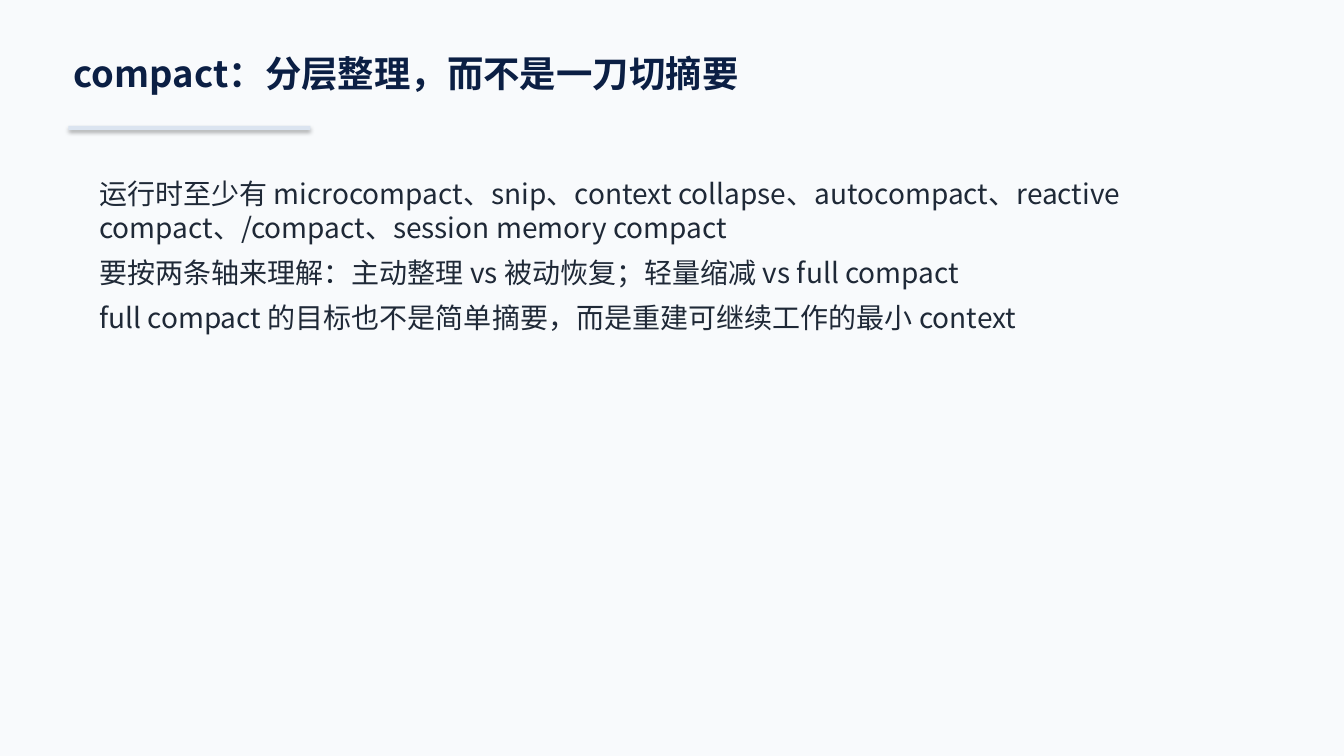
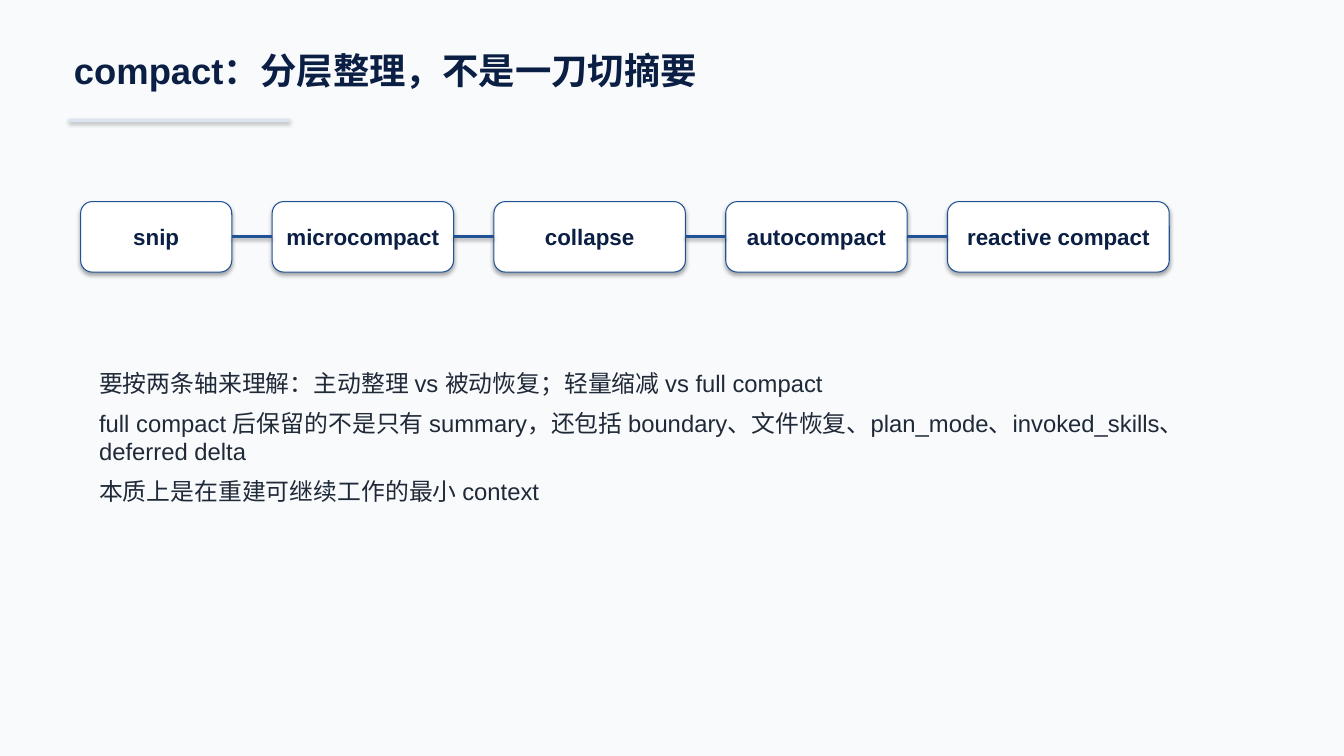
Before and after one commit to boboliu-1010/ccode, a slide deck: slide 10 of docs/zh/00-代码总览与运行时走读-WPS兼容版.pptx (slide 17 before the commit). Drawn at 1344x756 pixels with LibreOffice and Linux fonts; fonts in the diff are those of the drawing. Boxes give left, top, right and bottom in pixels: in the first picture for what was removed or moved away, otherwise in the second. Text is boxed around its words. In the diff, an @@ line names an element or a change of style, - is before the commit and + after.

```diff
--- a/docs/zh/00-代码总览与运行时走读-WPS兼容版.pptx
+++ b/docs/zh/00-代码总览与运行时走读-WPS兼容版.pptx
@@ text at [74,55,697,91]: text changed; font Noto Sans CJK SC to Arial @@
-compact：分层整理，而不是一刀切摘要
+compact：分层整理，不是一刀切摘要
@@ rectangle: place and size @@
-rectangle at [69,126,311,130]
+rectangle at [69,119,290,122]
@@ rounded rectangle added at [81,202,232,272], fill #FFFFFF, outline #205295 0.75 pt, 16 pt, text #0B1F44, bold @@
+snip
@@ text at [99,180,1120,245]: paragraph removed @@
-运行时至少有 microcompact、snip、context collapse、autocompact、reactive compact、/compact、session memory compact
@@ rounded rectangle added at [272,202,454,272], fill #FFFFFF, outline #205295 0.75 pt, 16 pt, text #0B1F44, bold @@
+microcompact
@@ rounded rectangle added at [494,202,686,272], fill #FFFFFF, outline #205295 0.75 pt, 16 pt, text #0B1F44, bold @@
+collapse
@@ rounded rectangle added at [726,202,907,272], fill #FFFFFF, outline #205295 0.75 pt, 16 pt, text #0B1F44, bold @@
+autocompact
@@ rounded rectangle added at [948,202,1170,272], fill #FFFFFF, outline #205295 0.75 pt, 16 pt, text #0B1F44, bold @@
+reactive compact
@@ line added from (232, 237) to (272, 237), #205295 2 pt @@
@@ line added from (454, 237) to (494, 237), #205295 2 pt @@
@@ line added from (686, 237) to (726, 237), #205295 2 pt @@
@@ line added from (907, 237) to (948, 237), #205295 2 pt @@
@@ text "要按两条轴来理解：主动整理 vs 被动恢复；轻量缩减 vs full ...": place and size @@
-text "要按两条轴来理解：主动整理 vs 被动恢复；轻量缩减 vs full ..." at [99,180,1120,335]
+text "要按两条轴来理解：主动整理 vs 被动恢复；轻量缩减 vs full ..." at [99,372,1184,502]
@@ text at [99,372,823,397]: size 20 to 17 pt, font Noto Sans CJK SC to Arial in "要按两条轴来理解：主动整理 vs 被动恢复；轻量缩减 vs full compact" @@
@@ text at [99,412,1184,502]: text changed; size 20 to 17 pt; font Noto Sans CJK SC to Arial @@
-full compact 的目标也不是简单摘要，而是重建可继续工作的最小 context
+full compact 后保留的不是只有 summary，还包括 boundary、文件恢复、plan_mode、invoked_skills、deferred delta
+本质上是在重建可继续工作的最小 context
```
Also in this commit, not shown: 10 other slides changed, 5 slides added, 20 slides removed, 1 other file.
